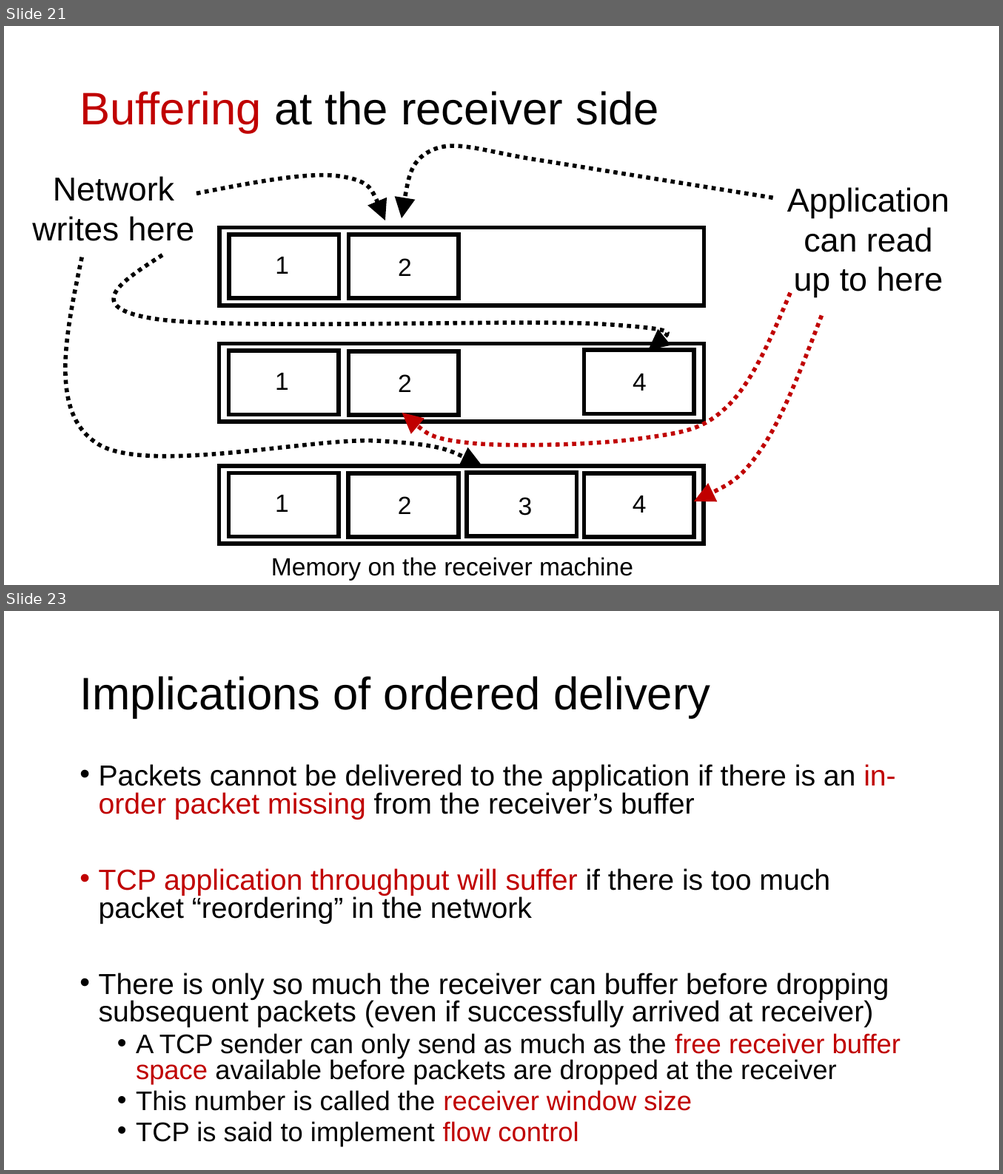
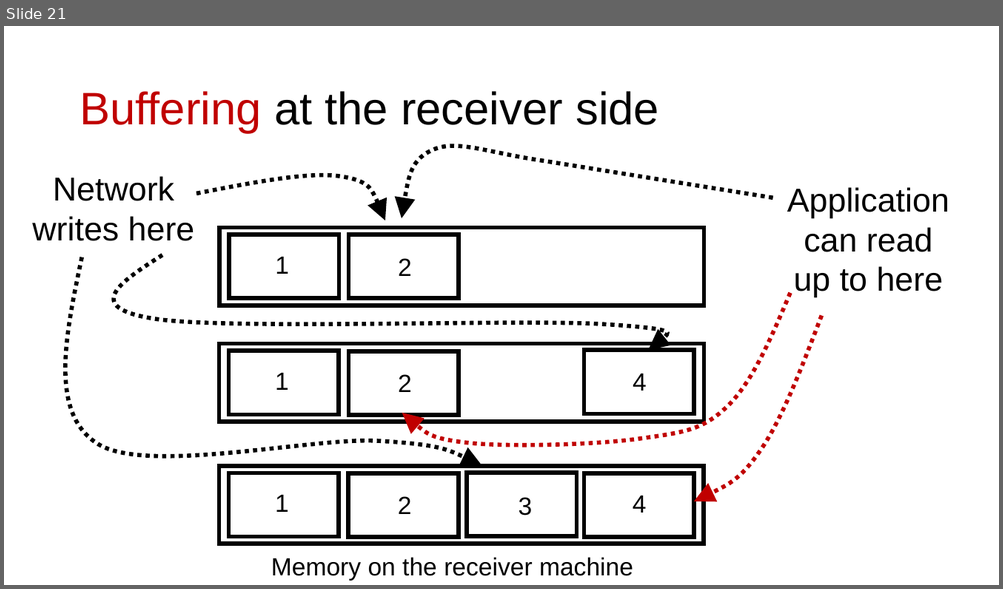
Before and after one commit to ngsrinivas/coursegen, a slide deck: ex/552-F19/lectures/05-transport.pptx. Shown one above the other, each under a label of ours: slides 21 and 23 before the commit, slide 21 after it; the slides between them are not shown. The pictures are 1003x1174 and 1003x589 pixels, drawn with LibreOffice and Linux fonts; fonts in the diff are those of the drawing. Boxes give left, top, right and bottom in pixels: in the first picture for what was removed or moved away, otherwise in the second. Text is boxed around its words. In the diff, an @@ line names an element or a change of style, - is before the commit and + after.

```diff
--- a/ex/552-F19/lectures/05-transport.pptx
+++ b/ex/552-F19/lectures/05-transport.pptx
@@ slide 23 removed at bbox=[4, 611, 999, 1170], background #FFFFFF @@
@@ title removed at bbox=[79, 676, 710, 718] @@
-Implications of ordered delivery
@@ text removed at bbox=[99, 764, 900, 1147] @@
-• Packets cannot be delivered to the application if there is an in-order packet missing from the receiver’s buffer
-• TCP application throughput will suffer if there is too much packet “reordering” in the network
-• There is only so much the receiver can buffer before dropping subsequent packets (even if successfully arrived at receiver)
-  • A TCP sender can only send as much as the free receiver buffer space available before packets are dropped at the receiver
-  • This number is called the receiver window size
-  • TCP is said to implement flow control
```
Also in this commit, not shown: 1 slide changed, 27 other slides removed, 3 other files.
